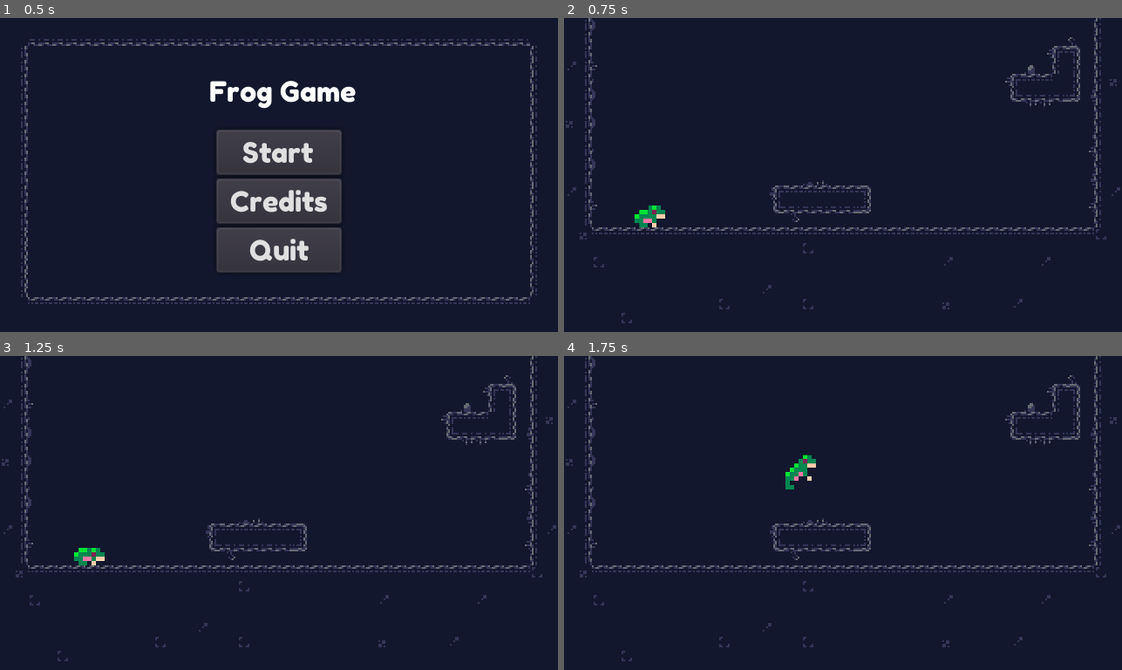
Above: before the commit, frames 1-4 (two rows, left to right).
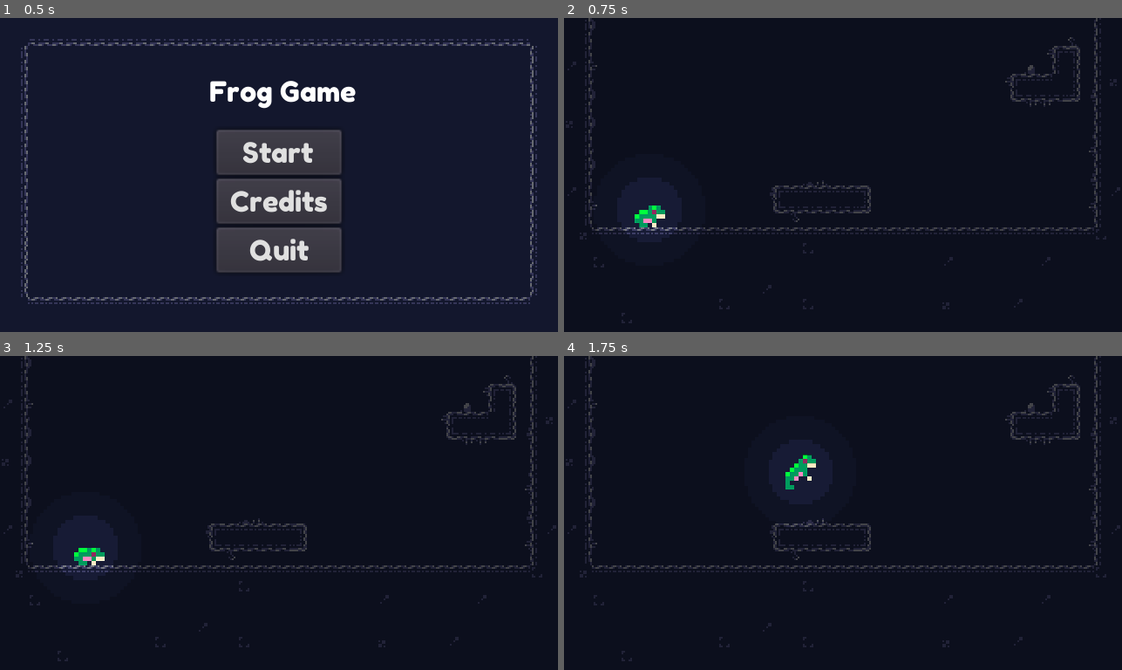
Above: after the commit, the same moments.

Repository: drkdragonz/FrogJam-
Game: Godot game, scene res://Scenes/Menu.tscn
The game is run twice, just before and just after one commit, with the same random seed, the same clock (stepped at 60 frames per second) and the same inputs.
Inputs:
- Up to frame 1 (0.5 s): no input
- Up to frame 2 (0.75 s): click "Start" at 0.5 s
- Up to frame 3 (1.25 s): no input
- Up to frame 4 (1.75 s): hold Right (ui_right) from 1.28 s (still down); tap Up (ui_up) at 1.52 s

Frame 1 is identical in both runs. In frame 2, 3.3% of the frame differs, in the area x 0-100%, y 0-98%; in frame 3, 3.3%; in frame 4, 3.5%.

Commit message:
Lights and cleaned up Scripts and Scenes

Diff:
--- a/Scenes/Menu.tscn
+++ b/Scenes/Menu.tscn
@@ -3,7 +3,7 @@
 [ext_resource path="res://UI/FredokaOne-Regular.ttf" type="DynamicFontData" id=1]
 [ext_resource path="res://Graphics/Cave/Rock tilemap.png" type="Texture" id=2]
 [ext_resource path="res://Graphics/Cave/Rock background.png" type="Texture" id=3]
-[ext_resource path="res://Scenes/Menu.gd" type="Script" id=4]
+[ext_resource path="res://Scripts/Menu.gd" type="Script" id=4]
 [ext_resource path="res://Graphics/Cave/Environment.png" type="Texture" id=5]
 
 [sub_resource type="TileSet" id=27]
--- a/Scenes/Player.tscn
+++ b/Scenes/Player.tscn
@@ -1,10 +1,20 @@
-[gd_scene load_steps=24 format=2]
+[gd_scene load_steps=26 format=2]
 
 [ext_resource path="res://Graphics/frog.png" type="Texture" id=1]
 [ext_resource path="res://Scripts/Player.gd" type="Script" id=2]
+[ext_resource path="res://Graphics/Bigger Light.png" type="Texture" id=3]
+[ext_resource path="res://Graphics/Small Light.png" type="Texture" id=4]
 
 [sub_resource type="RectangleShape2D" id=1]
 extents = Vector2( 8.5, 6 )
+
+[sub_resource type="AtlasTexture" id=13]
+atlas = ExtResource( 1 )
+region = Rect2( 0, 0, 111, 102 )
+
+[sub_resource type="AtlasTexture" id=14]
+atlas = ExtResource( 1 )
+region = Rect2( 888, 0, 111, 102 )
 
 [sub_resource type="AtlasTexture" id=2]
 atlas = ExtResource( 1 )
@@ -74,20 +84,17 @@
 atlas = ExtResource( 1 )
 region = Rect2( 333, 0, 111, 102 )
 
-[sub_resource type="AtlasTexture" id=13]
-atlas = ExtResource( 1 )
-region = Rect2( 0, 0, 111, 102 )
-
-[sub_resource type="AtlasTexture" id=14]
-atlas = ExtResource( 1 )
-region = Rect2( 888, 0, 111, 102 )
-
 [sub_resource type="SpriteFrames" id=11]
 animations = [ {
 "frames": [  ],
 "loop": true,
 "name": "default",
 "speed": 5.0
+}, {
+"frames": [ SubResource( 13 ), SubResource( 14 ) ],
+"loop": true,
+"name": "Idle",
+"speed": 2.0
 }, {
 "frames": [ SubResource( 2 ), SubResource( 3 ), SubResource( 4 ), SubResource( 5 ), SubResource( 6 ), SubResource( 7 ), SubResource( 8 ), SubResource( 9 ), SubResource( 10 ) ],
 "loop": true,
@@ -98,11 +105,6 @@
 "loop": true,
 "name": "Jump",
 "speed": 1.0
-}, {
-"frames": [ SubResource( 13 ), SubResource( 14 ) ],
-"loop": true,
-"name": "Idle",
-"speed": 2.0
 } ]
 
 [node name="Player" type="KinematicBody2D"]
@@ -121,3 +123,13 @@
 frames = SubResource( 11 )
 animation = "Jump"
 frame = 3
+
+[node name="Big" type="Light2D" parent="."]
+scale = Vector2( 2, 2 )
+texture = ExtResource( 3 )
+energy = 0.4
+
+[node name="Small" type="Light2D" parent="."]
+scale = Vector2( 2.3, 2.3 )
+texture = ExtResource( 4 )
+energy = 0.6
--- a/Scenes/Spikes.tscn
+++ b/Scenes/Spikes.tscn
@@ -1,7 +1,7 @@
 [gd_scene load_steps=4 format=2]
 
 [ext_resource path="res://Game_Assets.png" type="Texture" id=1]
-[ext_resource path="res://Scenes/Spikes.gd" type="Script" id=2]
+[ext_resource path="res://Scripts/Spikes.gd" type="Script" id=2]
 
 [sub_resource type="RectangleShape2D" id=1]
 extents = Vector2( 8, 4 )
--- a/Scenes/World.tscn
+++ b/Scenes/World.tscn
@@ -1,11 +1,11 @@
-[gd_scene load_steps=37 format=2]
+[gd_scene load_steps=62 format=2]
 
 [ext_resource path="res://Scenes/Player.tscn" type="PackedScene" id=1]
 [ext_resource path="res://Graphics/Cave/Rock tilemap.png" type="Texture" id=2]
 [ext_resource path="res://Graphics/Cave/Rock background.png" type="Texture" id=3]
-[ext_resource path="res://Scenes/TempCamSwitcher.gd" type="Script" id=4]
+[ext_resource path="res://Scripts/TempCamSwitcher.gd" type="Script" id=4]
 [ext_resource path="res://Graphics/Cave/Environment.png" type="Texture" id=5]
-[ext_resource path="res://Scenes/Game.gd" type="Script" id=6]
+[ext_resource path="res://Scripts/Game.gd" type="Script" id=6]
 
 [sub_resource type="TileSet" id=27]
 0/name = "Rock background.png 0"
@@ -30,6 +30,81 @@
 0/shapes = [  ]
 0/z_index = 0
 
+[sub_resource type="OccluderPolygon2D" id=31]
+polygon = PoolVector2Array( 0, 0, 8, 0, 8, 8, 0, 8 )
+
+[sub_resource type="OccluderPolygon2D" id=32]
+polygon = PoolVector2Array( 0, 0, 8, 0, 8, 8, 0, 8 )
+
+[sub_resource type="OccluderPolygon2D" id=33]
+polygon = PoolVector2Array( 0, 0, 8, 0, 8, 8, 0, 8 )
+
+[sub_resource type="OccluderPolygon2D" id=34]
+polygon = PoolVector2Array( 0, 0, 8, 0, 8, 8, 0, 8 )
+
+[sub_resource type="OccluderPolygon2D" id=35]
+polygon = PoolVector2Array( 0, 0, 8, 0, 8, 8, 0, 8 )
+
+[sub_resource type="OccluderPolygon2D" id=36]
+polygon = PoolVector2Array( 0, 0, 8, 0, 8, 8, 0, 8 )
+
+[sub_resource type="OccluderPolygon2D" id=37]
+polygon = PoolVector2Array( 0, 0, 8, 0, 8, 8, 0, 8 )
+
+[sub_resource type="OccluderPolygon2D" id=38]
+polygon = PoolVector2Array( 0, 0, 8, 0, 8, 8, 0, 8 )
+
+[sub_resource type="OccluderPolygon2D" id=39]
+polygon = PoolVector2Array( 0, 0, 8, 0, 8, 8, 0, 8 )
+
+[sub_resource type="OccluderPolygon2D" id=40]
+polygon = PoolVector2Array( 0, 0, 8, 0, 8, 8, 0, 8 )
+
+[sub_resource type="OccluderPolygon2D" id=41]
+polygon = PoolVector2Array( 0, 0, 8, 0, 8, 8, 0, 8 )
+
+[sub_resource type="OccluderPolygon2D" id=42]
+polygon = PoolVector2Array( 0, 0, 8, 0, 8, 8, 0, 8 )
+
+[sub_resource type="OccluderPolygon2D" id=43]
+polygon = PoolVector2Array( 0, 0, 8, 0, 8, 8, 0, 8 )
+
+[sub_resource type="OccluderPolygon2D" id=44]
+polygon = PoolVector2Array( 0, 0, 8, 0, 8, 8, 0, 8 )
+
+[sub_resource type="OccluderPolygon2D" id=45]
+polygon = PoolVector2Array( 0, 0, 8, 0, 8, 8, 0, 8 )
+
+[sub_resource type="OccluderPolygon2D" id=46]
+polygon = PoolVector2Array( 0, 0, 8, 0, 8, 8, 0, 8 )
+
+[sub_resource type="OccluderPolygon2D" id=47]
+polygon = PoolVector2Array( 0, 0, 8, 0, 8, 8, 0, 8 )
+
+[sub_resource type="OccluderPolygon2D" id=48]
+polygon = PoolVector2Array( 0, 0, 8, 0, 8, 8, 0, 8 )
+
+[sub_resource type="OccluderPolygon2D" id=49]
+polygon = PoolVector2Array( 0, 0, 8, 0, 8, 8, 0, 8 )
+
+[sub_resource type="OccluderPolygon2D" id=50]
+polygon = PoolVector2Array( 0, 0, 8, 0, 8, 8, 0, 8 )
+
+[sub_resource type="OccluderPolygon2D" id=51]
+polygon = PoolVector2Array( 0, 0, 8, 0, 8, 8, 0, 8 )
+
+[sub_resource type="OccluderPolygon2D" id=52]
+polygon = PoolVector2Array( 0, 0, 8, 0, 8, 8, 0, 8 )
+
+[sub_resource type="OccluderPolygon2D" id=53]
+polygon = PoolVector2Array( 0, 0, 8, 0, 8, 8, 0, 8 )
+
+[sub_resource type="OccluderPolygon2D" id=54]
+polygon = PoolVector2Array( 0, 0, 8, 0, 8, 8, 0, 8 )
+
+[sub_resource type="OccluderPolygon2D" id=55]
+polygon = PoolVector2Array( 0, 0, 8, 0, 8, 8, 0, 8 )
+
 [sub_resource type="ConvexPolygonShape2D" id=2]
 points = PoolVector2Array( 0, 0, 8, 0, 8, 8, 0, 8 )
 
@@ -115,7 +190,7 @@
 0/autotile/icon_coordinate = Vector2( 0, 0 )
 0/autotile/tile_size = Vector2( 8, 8 )
 0/autotile/spacing = 0
-0/autotile/occluder_map = [  ]
+0/autotile/occluder_map = [ Vector2( 0, 0 ), SubResource( 31 ), Vector2( 0, 1 ), SubResource( 32 ), Vector2( 0, 2 ), SubResource( 33 ), Vector2( 0, 3 ), SubResource( 34 ), Vector2( 0, 4 ), SubResource( 35 ), Vector2( 1, 0 ), SubResource( 36 ), Vector2( 1, 1 ), SubResource( 37 ), Vector2( 1, 2 ), SubResource( 38 ), Vector2( 1, 3 ), SubResource( 39 ), Vector2( 1, 4 ), SubResource( 40 ), Vector2( 2, 0 ), SubResource( 41 ), Vector2( 2, 1 ), SubResource( 42 ), Vector2( 2, 2 ), SubResource( 43 ), Vector2( 2, 3 ), SubResource( 44 ), Vector2( 2, 4 ), SubResource( 45 ), Vector2( 3, 0 ), SubResource( 46 ), Vector2( 3, 1 ), SubResource( 47 ), Vector2( 3, 2 ), SubResource( 48 ), Vector2( 3, 3 ), SubResource( 49 ), Vector2( 3, 4 ), SubResource( 50 ), Vector2( 4, 0 ), SubResource( 51 ), Vector2( 4, 1 ), SubResource( 52 ), Vector2( 4, 2 ), SubResource( 53 ), Vector2( 4, 3 ), SubResource( 54 ), Vector2( 4, 4 ), SubResource( 55 ) ]
 0/autotile/navpoly_map = [  ]
 0/autotile/priority_map = [  ]
 0/autotile/z_index_map = [  ]
@@ -313,6 +388,9 @@
 
 [node name="Enviroment" type="Node2D" parent="."]
 
+[node name="CanvasModulate" type="CanvasModulate" parent="Enviroment"]
+color = Color( 0.635294, 0.635294, 0.635294, 1 )
+
 [node name="CaveBackground" type="TileMap" parent="Enviroment"]
 tile_set = SubResource( 27 )
 cell_size = Vector2( 8, 8 )
--- a/Scenes/World2.tscn
+++ b/Scenes/World2.tscn
@@ -3,9 +3,9 @@
 [ext_resource path="res://Scenes/Player.tscn" type="PackedScene" id=1]
 [ext_resource path="res://Graphics/Cave/Rock tilemap.png" type="Texture" id=2]
 [ext_resource path="res://Graphics/Cave/Rock background.png" type="Texture" id=3]
-[ext_resource path="res://Scenes/TempCamSwitcher.gd" type="Script" id=4]
+[ext_resource path="res://Scripts/TempCamSwitcher.gd" type="Script" id=4]
 [ext_resource path="res://Graphics/Cave/Environment.png" type="Texture" id=5]
-[ext_resource path="res://Scenes/Game.gd" type="Script" id=6]
+[ext_resource path="res://Scripts/Game.gd" type="Script" id=6]
 
 [sub_resource type="TileSet" id=27]
 0/name = "Rock background.png 0"
Binary file added: Graphics/Bigger Light.png
Not shown, added: Graphics/Bigger Light.png.import
Binary file added: Graphics/Small Light.png
Not shown, added: Graphics/Small Light.png.import
Renamed: Scenes/Game.gd -> Scripts/Game.gd
Renamed: Scenes/Menu.gd -> Scripts/Menu.gd
Renamed: Scenes/Spikes.gd -> Scripts/Spikes.gd
Renamed: Scenes/TempCamSwitcher.gd -> Scripts/TempCamSwitcher.gd
Renamed: Scenes/World.gd -> Scripts/World.gd
